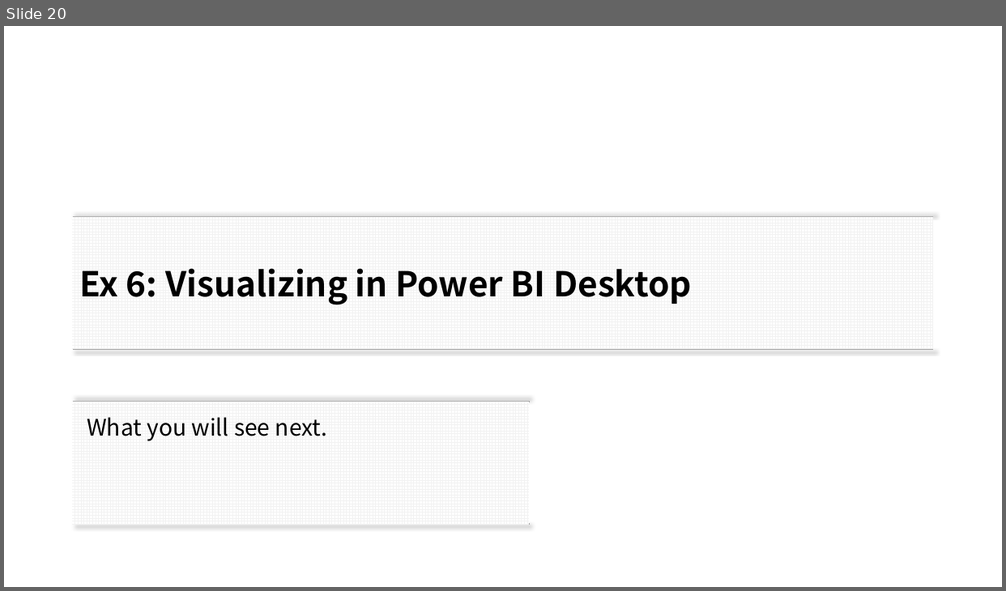
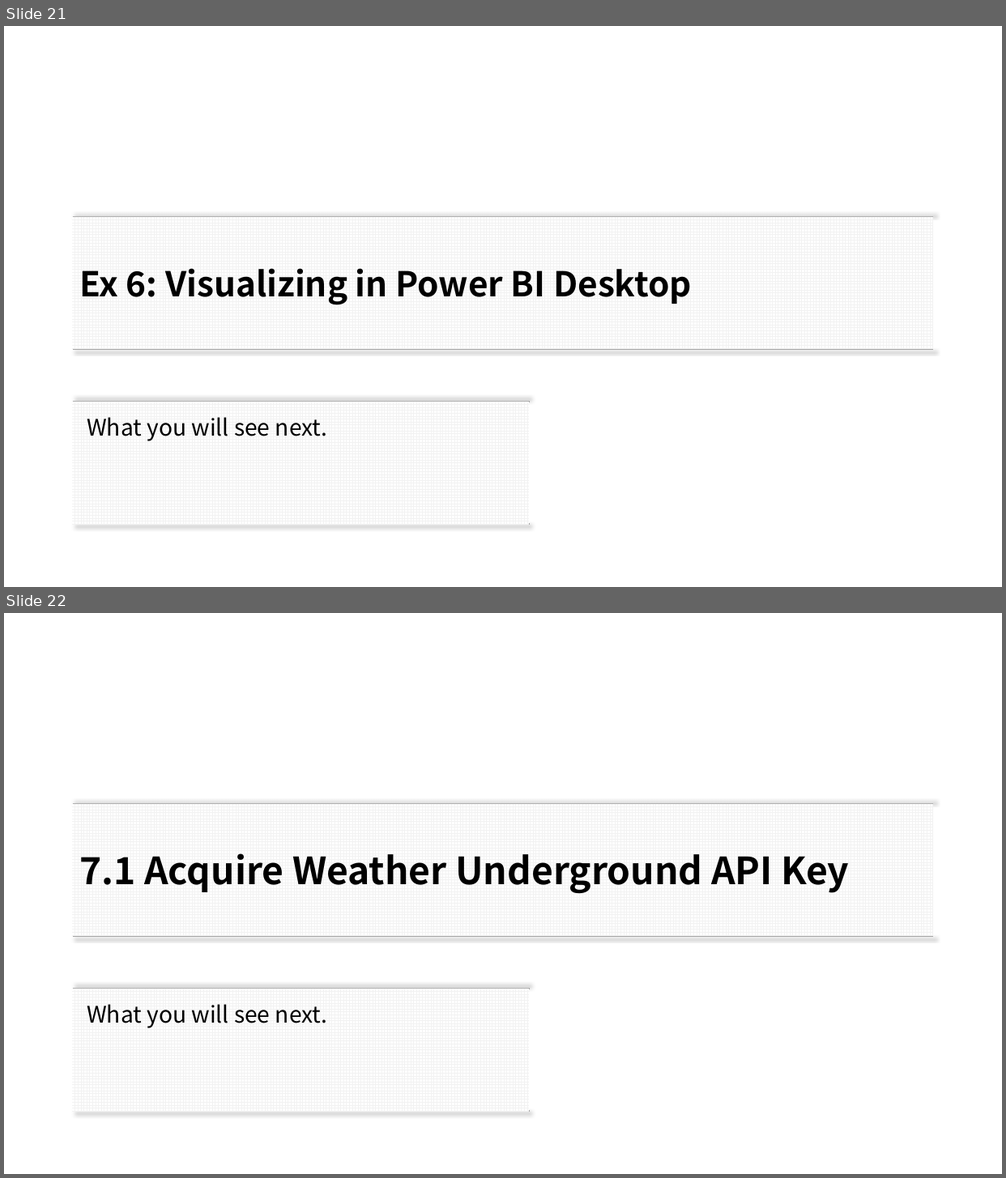
Before and after one commit to xlegend1024/CortanaIntelligenceSuiteWorkshopManual2Hrlong, a slide deck: Download/1. Worksop Scenario Overview.pptx. Shown one above the other, each under a label of ours: slide 20 before the commit, slides 21 and 22 after it. The pictures are 1006x591 and 1006x1178 pixels, drawn with LibreOffice and Linux fonts; fonts in the diff are those of the drawing. Boxes give left, top, right and bottom in pixels: in the first picture for what was removed or moved away, otherwise in the second. Text is boxed around its words. In the diff, an @@ line names an element or a change of style, - is before the commit and + after.

```diff
--- a/Download/1. Worksop Scenario Overview.pptx
+++ b/Download/1. Worksop Scenario Overview.pptx
@@ slide 22 added at [4, 613, 1002, 1174], background #FFFFFF; not listed: 4 template elements that a slide beside it also shows @@
@@ title added at [72, 804, 933, 936], fill pattern #F2F2F2 on #FFFFFF, 36 pt, text #000000, bold @@
+7.1 Acquire Weather Underground API Key
@@ text added at [72, 989, 529, 1112], fill pattern #F2F2F2 on #FFFFFF, 22 pt, text #000000 @@
+What you will see next.
@@ what was slide 20 is now slide 21 @@
```
Also in this commit, not shown: 10 slides changed, 5 other slides added, 2 slides removed, 1 other file.
